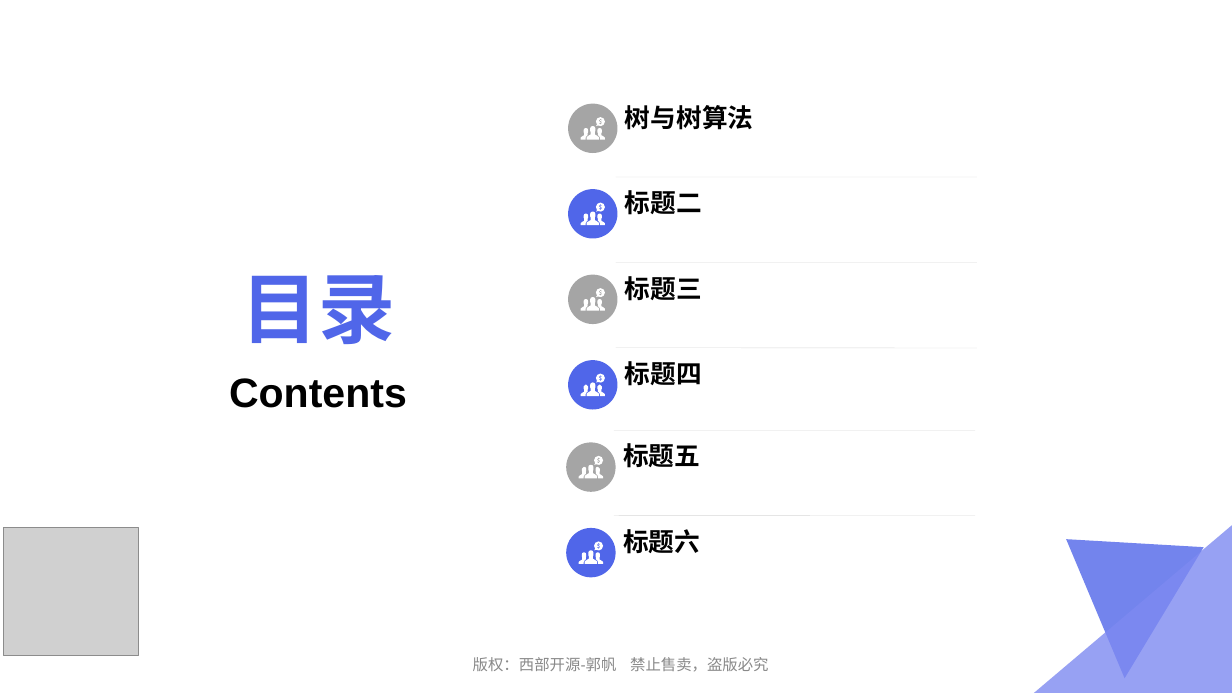
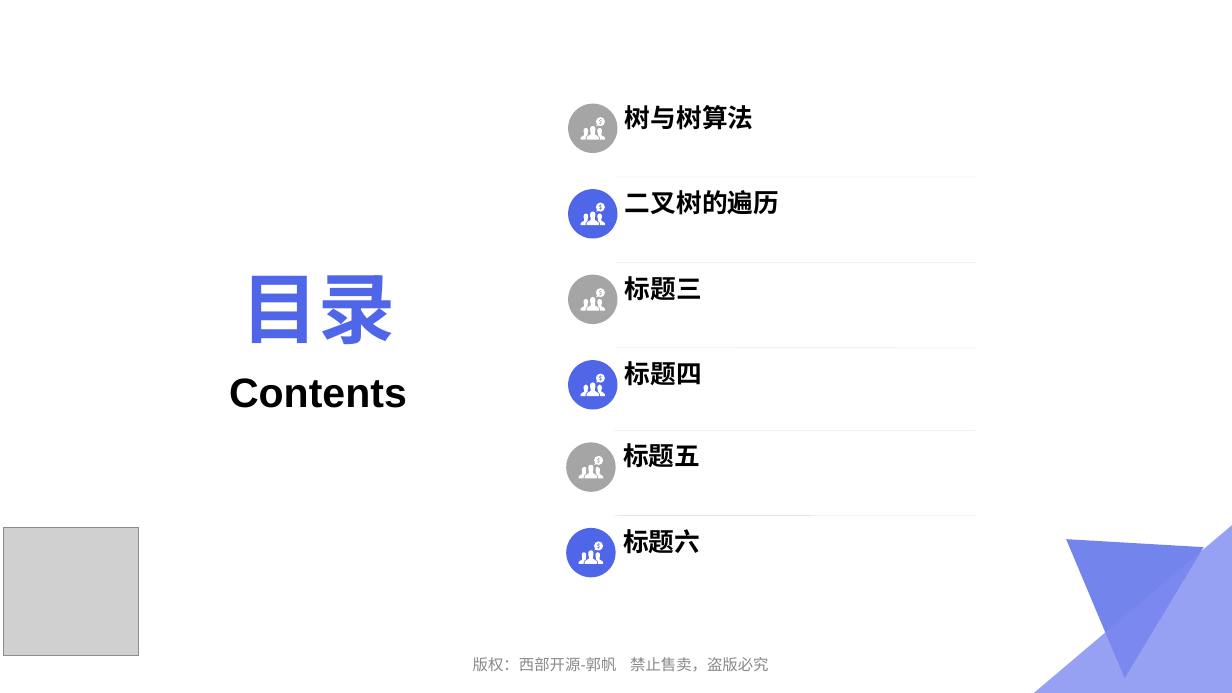
Before and after one commit to lvah/PPTSource, a slide deck: slide 2 of 03_数据结构与算法/07_树与二叉树.ppt. Drawn at 1232x693 pixels with LibreOffice and Linux fonts; fonts in the diff are those of the drawing; grey boxes stand for pictures. Boxes give left, top, right and bottom in pixels: in the first picture for what was removed or moved away, otherwise in the second. Text is boxed around its words. In the diff, an @@ line names an element or a change of style, - is before the commit and + after.

Commit message:
二叉树完成

```diff
--- a/03_数据结构与算法/07_树与二叉树.ppt
+++ b/03_数据结构与算法/07_树与二叉树.ppt
@@ text at [625, 190, 779, 215]: text changed @@
-标题二
+二叉树的遍历
```
Also in this commit, not shown: 11 other slides changed, 15 slides added, 1 other file.
